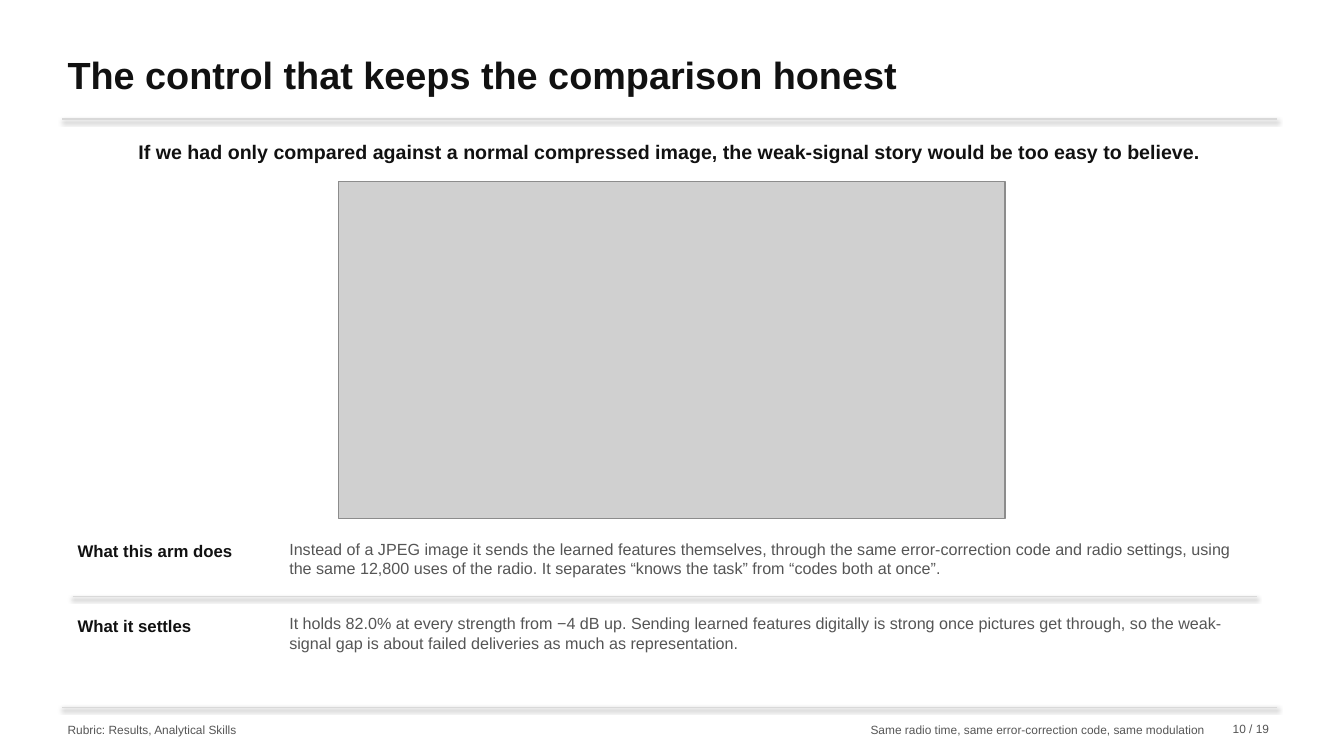
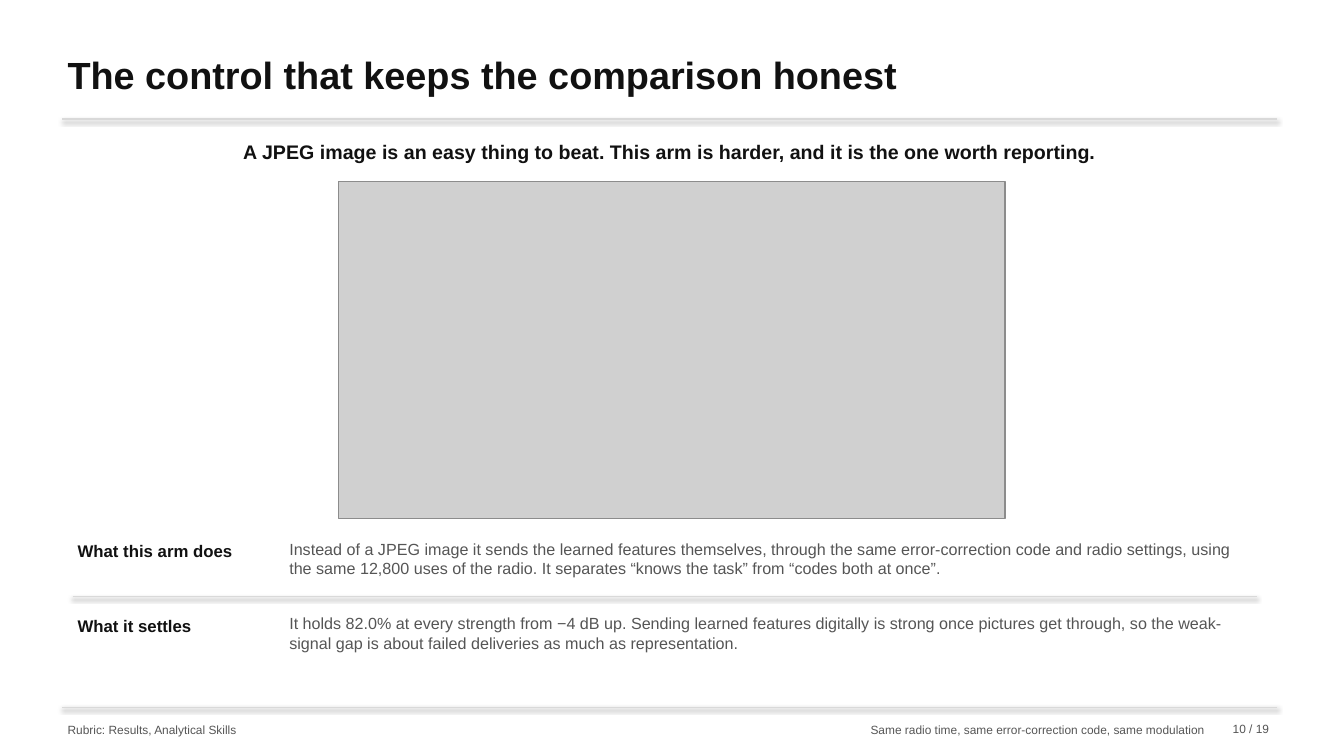
Before and after one commit to nxck2005/capstone, a slide deck: slide 10 of deliverables/review-2/semantic-communication-second-review.pptx. Drawn at 1344x756 pixels with LibreOffice and Linux fonts; fonts in the diff are those of the drawing; grey boxes stand for pictures. Boxes give left, top, right and bottom in pixels: in the first picture for what was removed or moved away, otherwise in the second. Text is boxed around its words. In the diff, an @@ line names an element or a change of style, - is before the commit and + after.

```diff
--- a/deliverables/review-2/semantic-communication-second-review.pptx
+++ b/deliverables/review-2/semantic-communication-second-review.pptx
@@ text at [243, 144, 1095, 163]: text changed @@
-If we had only compared against a normal compressed image, the weak-signal story would be too easy to believe.
+A JPEG image is an easy thing to beat. This arm is harder, and it is the one worth reporting.
```
Also in this commit, not shown: 10 other slides changed, 15 other files.
